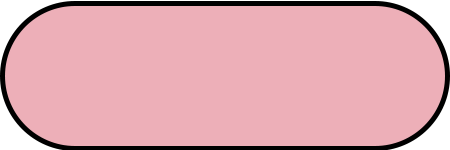
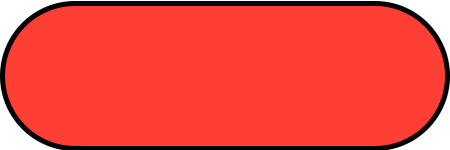
Layers edited between the first and the second 450 × 150 image:
painted on "Rectangle 1" over [5, 6, 445, 146]
